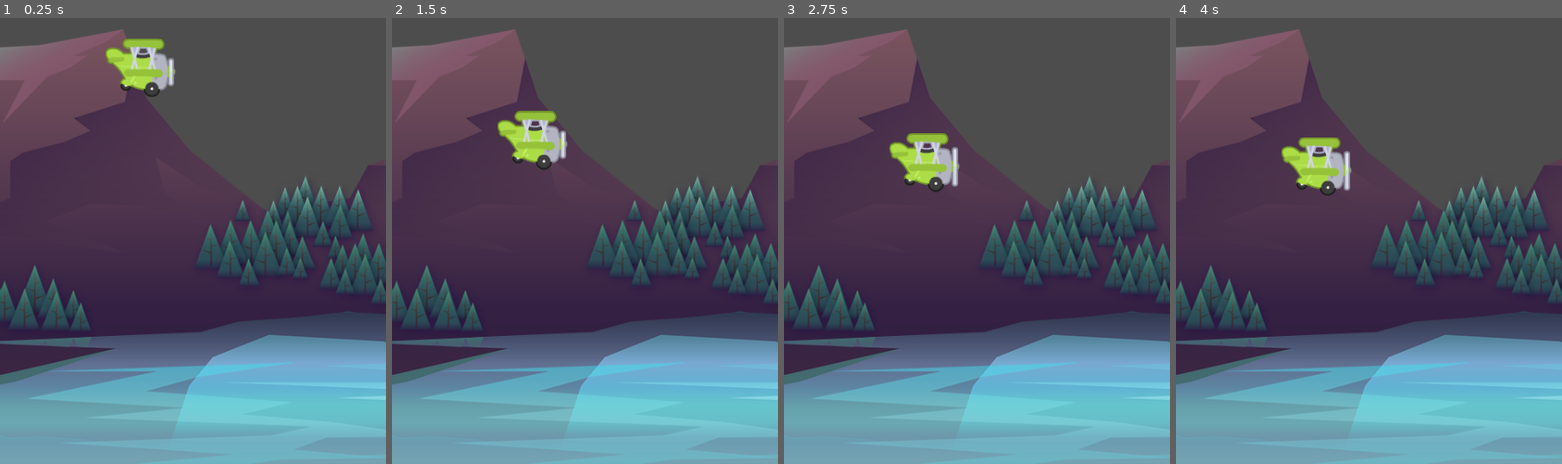
Above: before the commit, frames 1-4 (left to right).
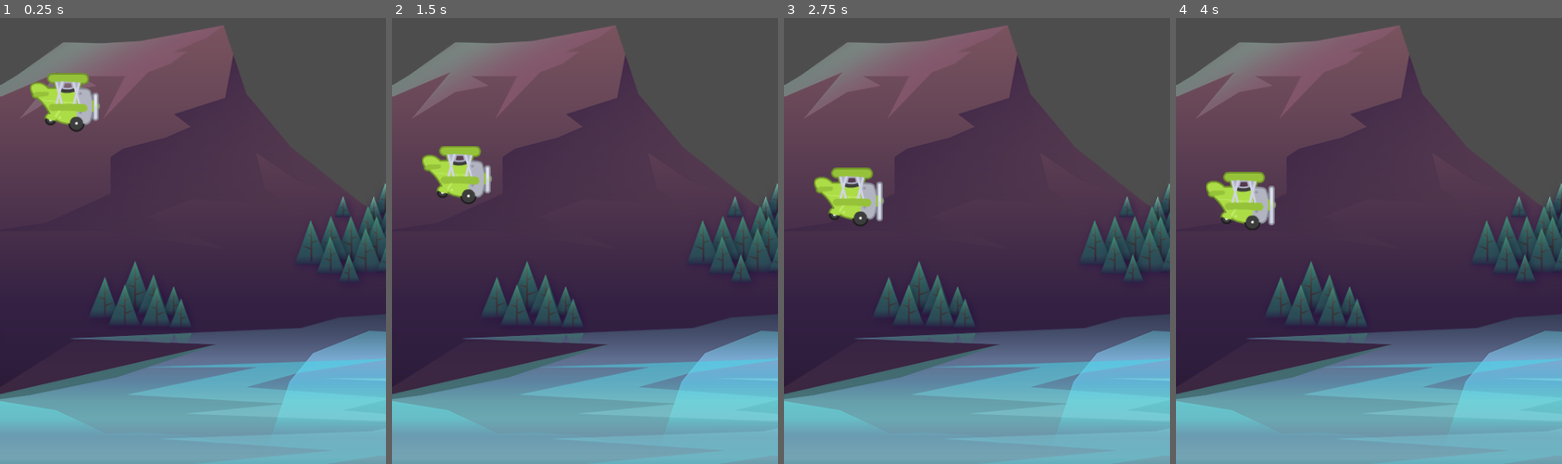
Above: after the commit, the same moments.

Repository: pmatos2000/godot_study
Game: Godot game, scene res://scenes/game/game.tscn
Two runs of this game, one before a commit and one after it. Both use one fixed random seed, a clock stepped at 60 frames per second and the inputs below.
Inputs:
- Up to frame 1 (0.25 s): no input
- Up to frame 2 (1.5 s): tap Space (fly) at 0.6, 1.35 s
- Up to frame 3 (2.75 s): tap Space (fly) at 2.1 s
- Up to frame 4 (4 s): tap Space (fly) at 2.85, 3.6 s

The runs differ from the first frame. In frame 1, 32% of the frame differs, in the area x 0-100%, y 1-94%; in frame 2, 33%; in frame 3, 34%; in frame 4, 33%.

Commit message:
Collisions

Diff:
--- /dev/null
+++ b/tappy/scenes/barrier/barrier.tscn
@@ -0,0 +1,10 @@
+[gd_scene load_steps=2 format=3 uid="uid://qnywcixbkmy3"]
+
+[sub_resource type="RectangleShape2D" id="RectangleShape2D_s05mr"]
+size = Vector2(503, 20)
+
+[node name="Barrier" type="StaticBody2D"]
+
+[node name="CollisionShape2D" type="CollisionShape2D" parent="."]
+position = Vector2(241.5, 0)
+shape = SubResource("RectangleShape2D_s05mr")
--- a/tappy/scenes/game/game.tscn
+++ b/tappy/scenes/game/game.tscn
@@ -2,13 +2,19 @@
 
 [ext_resource type="Texture2D" uid="uid://bictqlkea7olv" path="res://assets/background/rocks_2.png" id="1_xl8a2"]
 [ext_resource type="PackedScene" uid="uid://cbreaps2x2ixg" path="res://scenes/plane/plane.tscn" id="2_t3ejk"]
-[ext_resource type="Script" path="res://scenes/plane/plane.gd" id="3_wcvko"]
+[ext_resource type="PackedScene" uid="uid://qnywcixbkmy3" path="res://scenes/barrier/barrier.tscn" id="4_5mjv0"]
 
 [node name="Game" type="Node2D"]
-position = Vector2(174, 342)
 
 [node name="Sprite2D" type="Sprite2D" parent="."]
+position = Vector2(299, 337)
 texture = ExtResource("1_xl8a2")
 
 [node name="Plane" parent="." instance=ExtResource("2_t3ejk")]
-script = ExtResource("3_wcvko")
+position = Vector2(80, 385)
+
+[node name="Barrier" parent="." instance=ExtResource("4_5mjv0")]
+position = Vector2(1, -40)
+
+[node name="Barrier2" parent="." instance=ExtResource("4_5mjv0")]
+position = Vector2(-1, 867)
--- a/tappy/scenes/plane/plane.gd
+++ b/tappy/scenes/plane/plane.gd
@@ -3,12 +3,22 @@
 const GRAVITY : float = 600.0
 const POWER : float = -200.0
 
+@onready var animated_sprite: AnimatedSprite2D = $AnimatedSprite2D
+
+
 func _physics_process(delta: float) -> void:
 	velocity.y += delta * GRAVITY
 	fly()
 	move_and_slide()
+	if is_on_floor():
+		die()
 
 
 func fly() -> void:
 	if Input.is_action_just_pressed("fly"):
 		velocity.y = POWER
+
+
+func die() -> void:
+	set_physics_process(false)
+	animated_sprite.stop()
--- a/tappy/scenes/plane/plane.tscn
+++ b/tappy/scenes/plane/plane.tscn
@@ -1,5 +1,6 @@
-[gd_scene load_steps=8 format=3 uid="uid://cbreaps2x2ixg"]
+[gd_scene load_steps=9 format=3 uid="uid://cbreaps2x2ixg"]
 
+[ext_resource type="Script" path="res://scenes/plane/plane.gd" id="1_cadtf"]
 [ext_resource type="Texture2D" uid="uid://cf3r2jk71my1v" path="res://assets/plane/planes_sheet.png" id="1_eoqtc"]
 
 [sub_resource type="AtlasTexture" id="AtlasTexture_a4kw0"]
@@ -42,12 +43,13 @@
 radius = 32.0
 
 [node name="Plane" type="CharacterBody2D"]
+script = ExtResource("1_cadtf")
 
 [node name="AnimatedSprite2D" type="AnimatedSprite2D" parent="."]
 sprite_frames = SubResource("SpriteFrames_38u4b")
 animation = &"fly"
 autoplay = "fly"
-frame_progress = 0.536487
+frame_progress = 0.71647
 
 [node name="CollisionShape2D" type="CollisionShape2D" parent="."]
 shape = SubResource("CircleShape2D_khccd")
